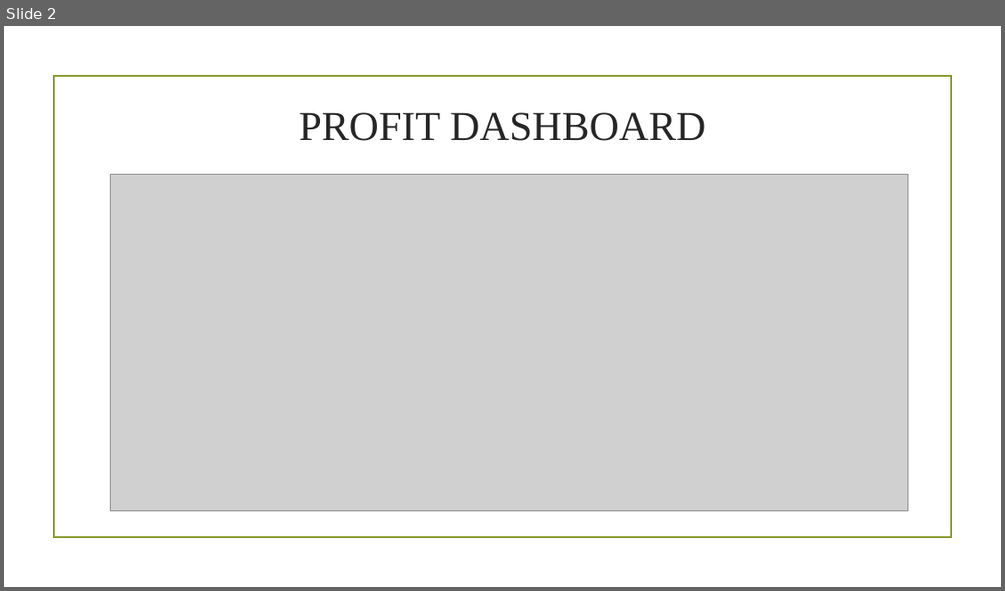
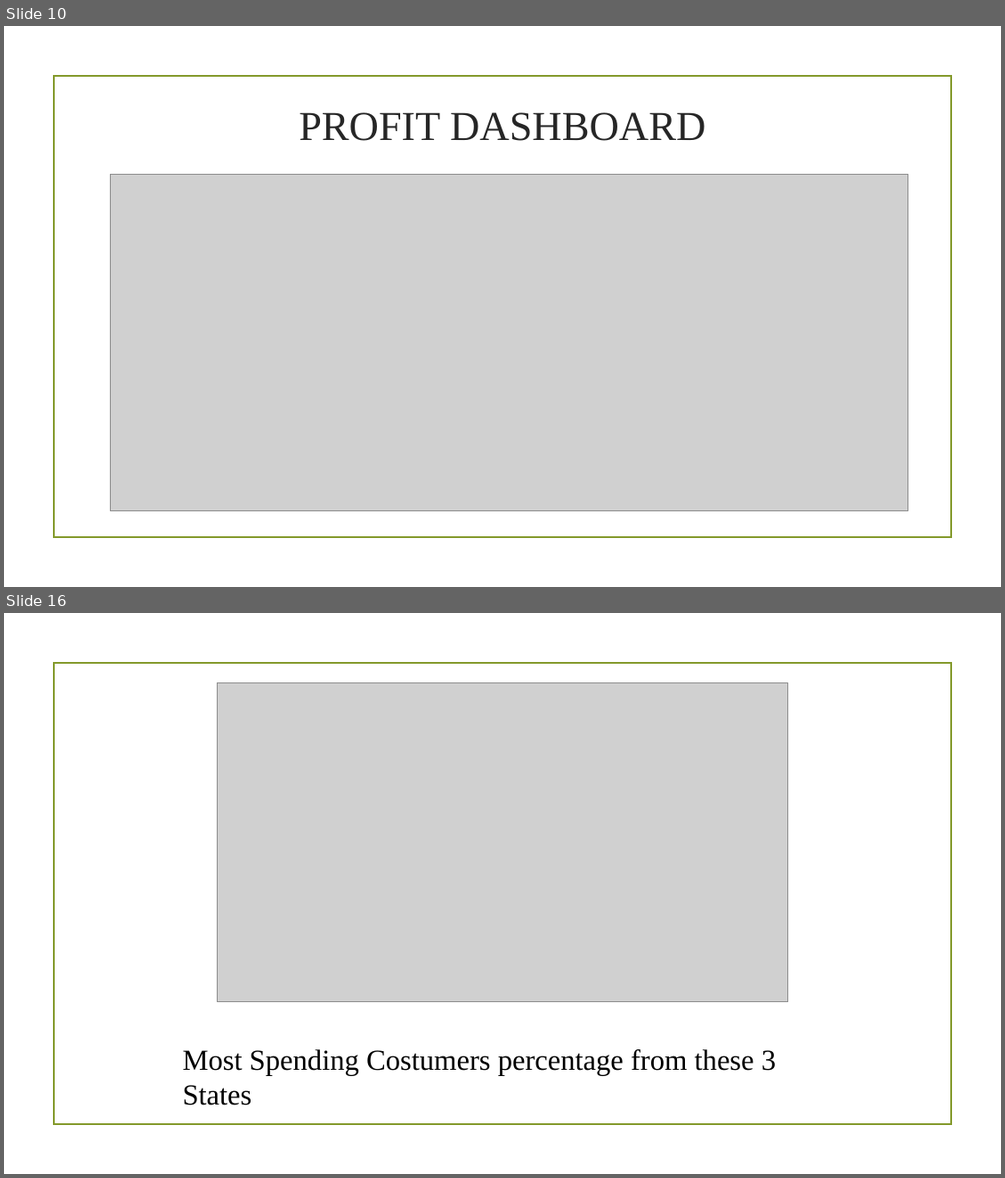
Before and after one commit to Leon199630/WALMART-ANALYSIS, a slide deck: WALMART PPT.pptx. Shown one above the other, each under a label of ours: slide 2 before the commit, slides 10 and 16 after it; the slides between them are not shown. The pictures are 1005x591 and 1005x1178 pixels, drawn with LibreOffice and Linux fonts; fonts in the diff are those of the drawing; grey boxes stand for pictures; background and template pictures are left out. Boxes give left, top, right and bottom in pixels: in the first picture for what was removed or moved away, otherwise in the second. Text is boxed around its words. In the diff, an @@ line names an element or a change of style, - is before the commit and + after.

```diff
--- a/WALMART PPT.pptx
+++ b/WALMART PPT.pptx
@@ slide 16 added at bbox=[4, 613, 1001, 1174], background picture (left out); not listed: 1 template element that a slide beside it also shows @@
@@ picture added at bbox=[217, 683, 788, 1002] @@
@@ text added at bbox=[183, 1049, 776, 1105], 28 pt, text #000000 @@
+Most Spending Costumers percentage from these 3 States
@@ what was slide 2 is now slide 10 @@
```
Also in this commit, not shown: 1 slide changed, 19 other slides added, 2 slides removed.
